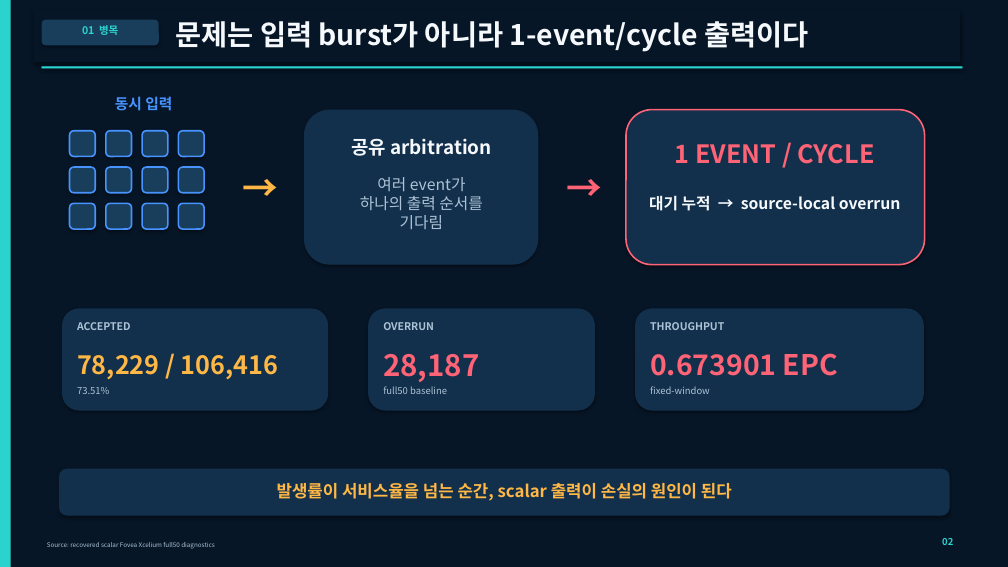
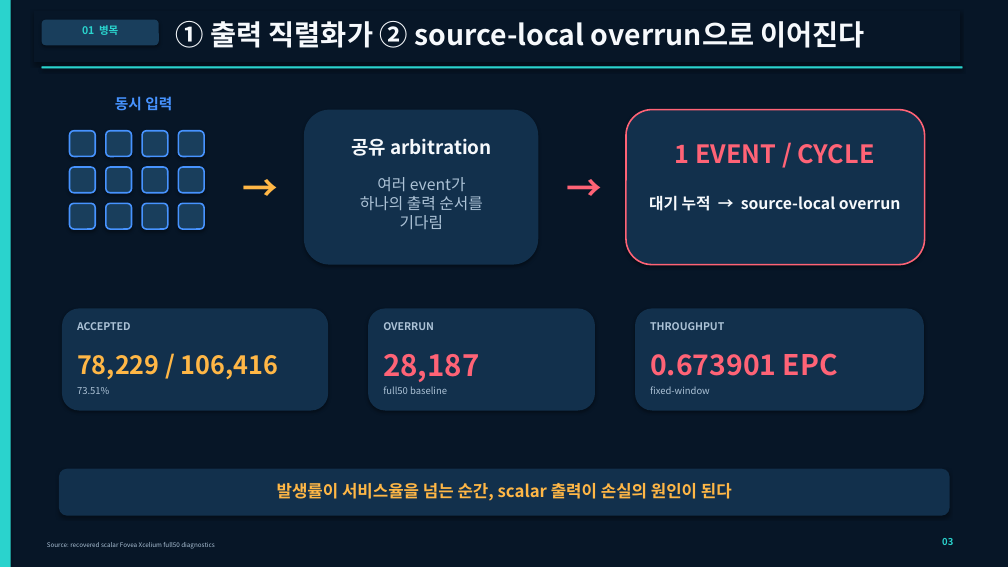
Before and after one commit to chickgoose/AI-semi, a slide deck: slide 3 of submission/cluster2_digital_first_round_20260828/presentation/cluster2_digital_first_round_20260828.pptx (slide 2 before the commit). Drawn at 1008x567 pixels with LibreOffice and Linux fonts; fonts in the diff are those of the drawing. Boxes give left, top, right and bottom in pixels: in the first picture for what was removed or moved away, otherwise in the second. Text is boxed around its words. In the diff, an @@ line names an element or a change of style, - is before the commit and + after.

```diff
--- a/submission/cluster2_digital_first_round_20260828/presentation/cluster2_digital_first_round_20260828.pptx
+++ b/submission/cluster2_digital_first_round_20260828/presentation/cluster2_digital_first_round_20260828.pptx
@@ text at [175,21,865,48]: text changed @@
-문제는 입력 burst가 아니라 1-event/cycle 출력이다
+① 출력 직렬화가 ② source-local overrun으로 이어진다
```
Also in this commit, not shown: 7 other slides changed, 2 slides added, 1 slide removed, 4 other files.
